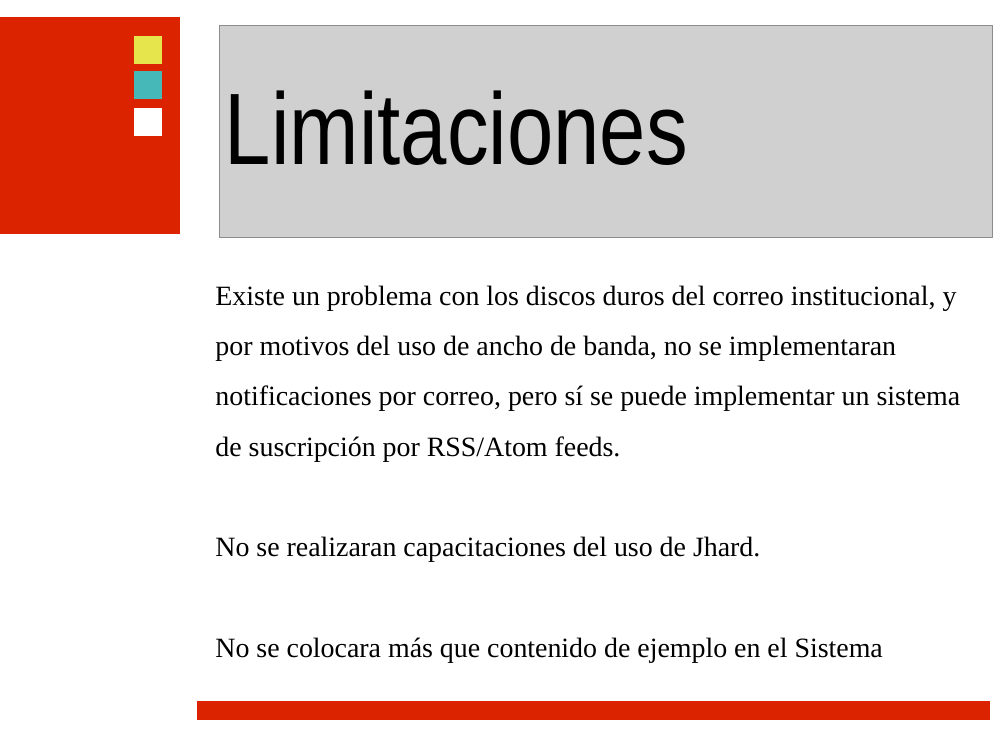
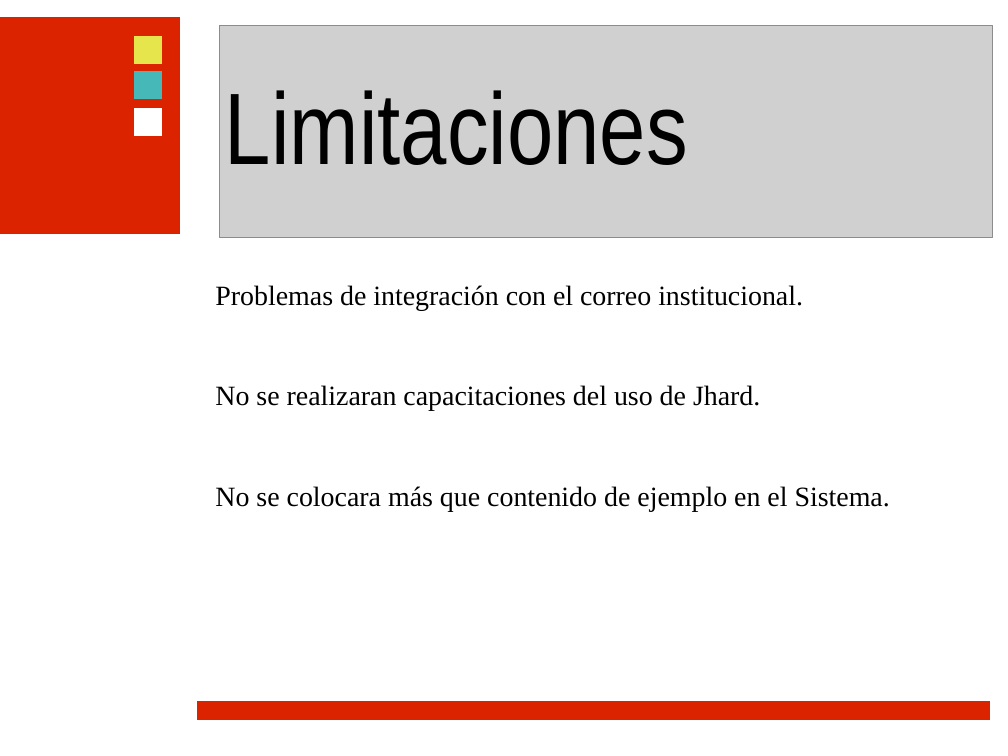
Before and after one commit to ramayac/jhard, a slide deck: slide 16 of presentaciones/primera defensa/jhard.odp. Drawn at 1008x756 pixels with LibreOffice and Linux fonts; fonts in the diff are those of the drawing; grey boxes stand for pictures; background and template pictures are left out. Boxes give left, top, right and bottom in pixels: in the first picture for what was removed or moved away, otherwise in the second. Text is boxed around its words. In the diff, an @@ line names an element or a change of style, - is before the commit and + after.

```diff
--- a/presentaciones/primera defensa/jhard.odp
+++ b/presentaciones/primera defensa/jhard.odp
@@ text at [215, 285, 803, 311]: text changed @@
-Existe un problema con los discos duros del correo institucional, y por motivos del uso de ancho de banda, no se implementaran notificaciones por correo, pero sí se puede implementar un sistema de suscripción por RSS/Atom feeds.
+Problemas de integración con el correo institucional.
@@ text at [215, 486, 890, 512]: text changed @@
-No se colocara más que contenido de ejemplo en el Sistema
+No se colocara más que contenido de ejemplo en el Sistema.
```
Also in this commit, not shown: 10 other slides changed.
